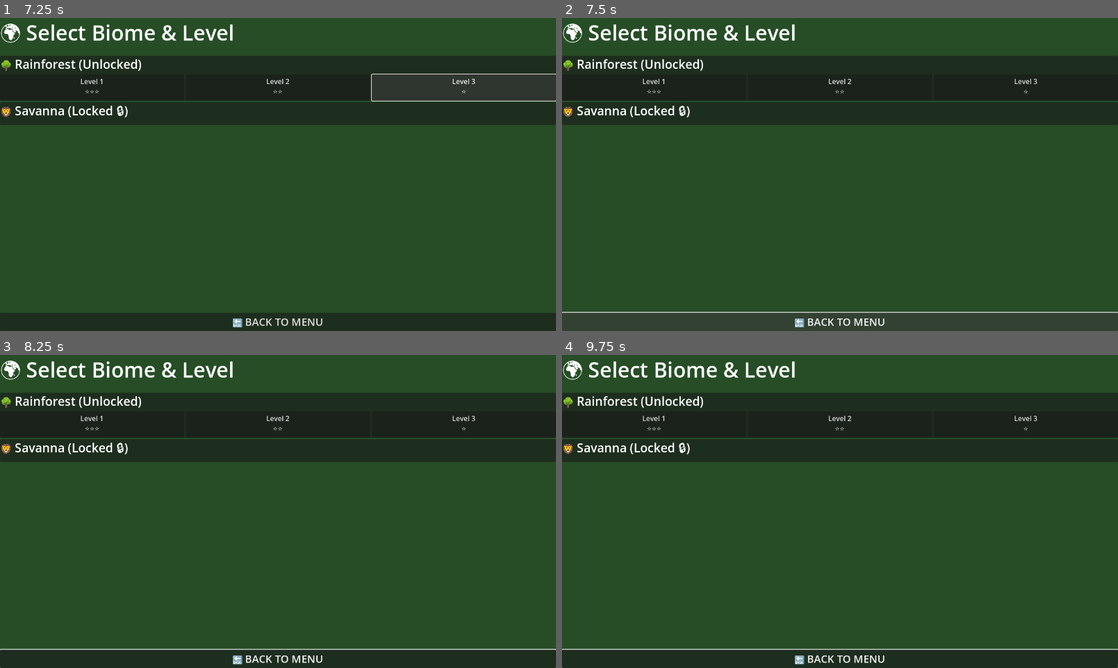
Above: before the commit, frames 1-4 (two rows, left to right).
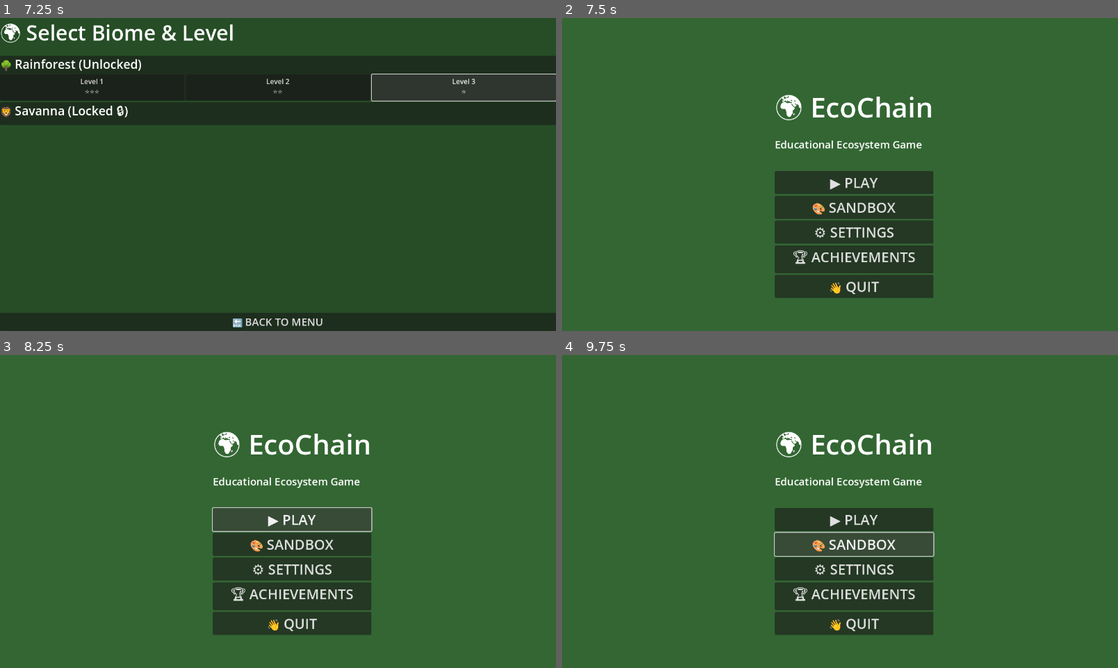
Above: after the commit, the same moments.

Repository: cyberwolf237/ecochain-game
Game: Godot game, scene res://scenes/level_select.tscn
Same seed, same stepped clock (60 frames per second), same inputs: the game is played once before the commit and once after it. This scene is started directly instead of the project's main scene.
Inputs (mouse positions are in pixels of both pictures, inside the frame that each line leads up to):
- Up to frame 1 (7.25 s): click "Level 2 ⭐⭐" at 0.5 s; click "Level 3 ⭐" at 1.25 s; click "Level 1 ⭐⭐⭐" at 2 s; click "Level 1 ⭐⭐⭐" at 2.75 s; click "Level 2 ⭐⭐" at 3.5 s; click "Level 3 ⭐" at 4.25 s; click "Level 1 ⭐⭐⭐" at 5 s; click "Level 2 ⭐⭐" at 5.75 s; click "Level 3 ⭐" at 6.5 s
- Up to frame 2 (7.5 s): click "🔙 BACK TO MENU" at 7.25 s
- Up to frame 3 (8.25 s): click (294, 520) at 8 s, where only the run after the commit has a clickable "▶️ PLAY"
- Up to frame 4 (9.75 s): click (856, 520) at 8.75 s, where only the run after the commit has a clickable "▶️ PLAY"; click (856, 542) at 9.5 s, where only the run after the commit has a clickable "🎨 SANDBOX"

Frame 1 is identical in both runs. In frame 2, 90% of the frame differs, in the area x 0-100%, y 0-100%; in frame 3, 90%; in frame 4, 90%.

Commit message:
Fix: Attach script to level_select scene and add button signal connections

Diff:
--- a/game/scenes/level_select.tscn
+++ b/game/scenes/level_select.tscn
@@ -1,9 +1,12 @@
-[gd_scene format=3 uid="uid://d4yw91tyhe3i"]
+[gd_scene load_steps=2 format=3 uid="uid://d4yw91tyhe3i"]
+
+[ext_resource type="Script" path="res://scripts/level_select.gd" id="1_u5l1l"]
 
 [node name="LevelSelect" type="Control"]
 anchor_right = 1.0
 anchor_bottom = 1.0
 theme_override_colors/font_color = Color(1, 1, 1, 1)
+script = ExtResource("1_u5l1l")
 
 [node name="Background" type="ColorRect" parent="."]
 anchor_right = 1.0
@@ -50,19 +53,22 @@
 size_flags_vertical = 3
 
 [node name="Level1" type="Button" parent="VBoxContainer/ScrollContainer/VBoxContainer/RainforestBiome/VBoxContainer/HBoxContainer"]
-text = "Level 1\n⭐⭐⭐"
+text = "Level 1
+⭐⭐⭐"
 layout_mode = 2
 size_flags_horizontal = 3
 size_flags_vertical = 3
 
 [node name="Level2" type="Button" parent="VBoxContainer/ScrollContainer/VBoxContainer/RainforestBiome/VBoxContainer/HBoxContainer"]
-text = "Level 2\n⭐⭐"
+text = "Level 2
+⭐⭐"
 layout_mode = 2
 size_flags_horizontal = 3
 size_flags_vertical = 3
 
 [node name="Level3" type="Button" parent="VBoxContainer/ScrollContainer/VBoxContainer/RainforestBiome/VBoxContainer/HBoxContainer"]
-text = "Level 3\n⭐"
+text = "Level 3
+⭐"
 layout_mode = 2
 size_flags_horizontal = 3
 size_flags_vertical = 3
@@ -89,3 +95,8 @@
 [node name="BackButton" type="Button" parent="VBoxContainer"]
 text = "🔙 BACK TO MENU"
 theme_override_font_sizes/font_size = 24
+
+[connection signal="pressed" from="VBoxContainer/ScrollContainer/VBoxContainer/RainforestBiome/VBoxContainer/HBoxContainer/Level1" to="." method="_on_level_pressed" binds= ["Level1"]]
+[connection signal="pressed" from="VBoxContainer/ScrollContainer/VBoxContainer/RainforestBiome/VBoxContainer/HBoxContainer/Level2" to="." method="_on_level_pressed" binds= ["Level2"]]
+[connection signal="pressed" from="VBoxContainer/ScrollContainer/VBoxContainer/RainforestBiome/VBoxContainer/HBoxContainer/Level3" to="." method="_on_level_pressed" binds= ["Level3"]]
+[connection signal="pressed" from="VBoxContainer/BackButton" to="." method="_on_back_pressed"]
